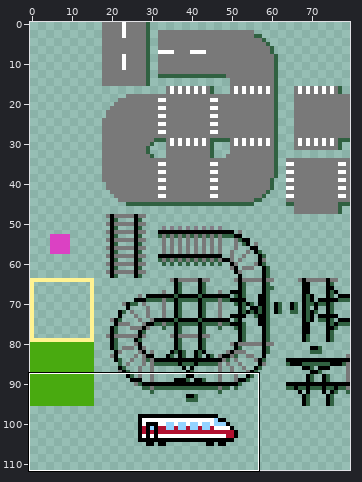
Pixel-art file -- resource/tiles.aseprite. Above: a wide view before the commit, with the close-up outlined.
Close-up. Before:
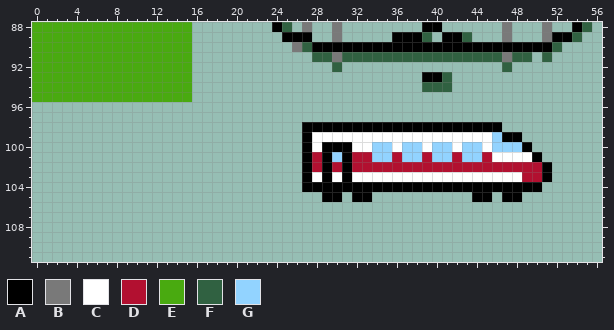
80x112 pixels, 1 frame. Shown: x 0..56, y 88..111.
Visible layers, top first: "trains", "misc", "roads", "grass".
Palette (. is transparent): A #000000  B #797979  C #ffffff  D #b21030  E #49aa10  F #306141  G #92d3ff
Pixels before, first column x 0:
 88 EEEEEEEEEEEEEEEE........AF.B..B........AA......B...B..AF
 89 EEEEEEEEEEEEEEEE.........AAA..B.....AAAF.AAF...B...BAAF.
 90 EEEEEEEEEEEEEEEE..........BFAAAAAAAAAAAAAAAAAAAAAAAAF...
 91 EEEEEEEEEEEEEEEE............FFBFFFFFFFFFFFFFFFFBFF.F....
 92 EEEEEEEEEEEEEEEE..............F................F........
 93 EEEEEEEEEEEEEEEE.......................AAF..............
 94 EEEEEEEEEEEEEEEE.......................FFF..............
 95 EEEEEEEEEEEEEEEE........................................
 96 ........................................................
 97 ........................................................
 98 ...........................AAAAAAAAAAAAAAAAAAAA.........
 99 ...........................ACCCCCCCCCCCCCCCCCCGAA.......
100 ...........................ACAAACCGGCGGCGGCGGCGGGA......
101 ...........................ADAGADDGGDGGDGGDGGDCCCCA.....
102 ...........................ADADADDDDDDDDDDDDDDDDDDDA....
103 ...........................ACACACCCCCCCCCCCCCCCCCDDA....
104 ...........................AAAAAAAAAAAAAAAAAAAAAAAA.....
105 .............................AA.AA..........AA.AA.......
Now the later version:
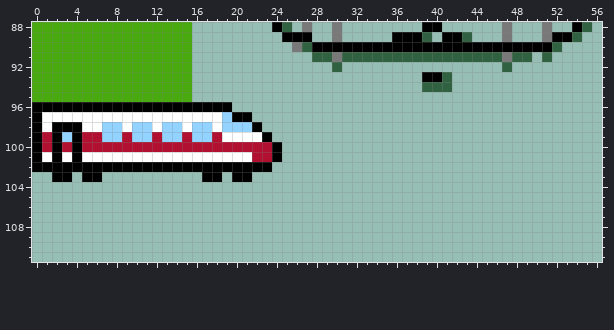
Commit: calculate train geometric center encapsulate tile map
From old to new:
Changed rows in their new state; - is an unchanged pixel.
Layer "trains":
first column x 0:
 96 AAAAAAAAAAAAAAAAAAAA--------------------------------
 97 ACCCCCCCCCCCCCCCCCCGAA------------------------------
 98 ACAAACCGGCGGCGGCGGCGGGA----....................-----
 99 ADAGADDGGDGGDGGDGGDCCCCA---......................---
100 ADADADDDDDDDDDDDDDDDDDDDA--.......................--
101 ACACACCCCCCCCCCCCCCCCCDDA--........................-
102 AAAAAAAAAAAAAAAAAAAAAAAA---.........................
103 --AA-AA----------AA-AA-----.........................
104 ---------------------------........................-
105 -----------------------------..-..----------..-..---
Where, in picture pixels (left, top, right, bottom), the same in both close-ups:
changed: (32, 102, 552, 202)
